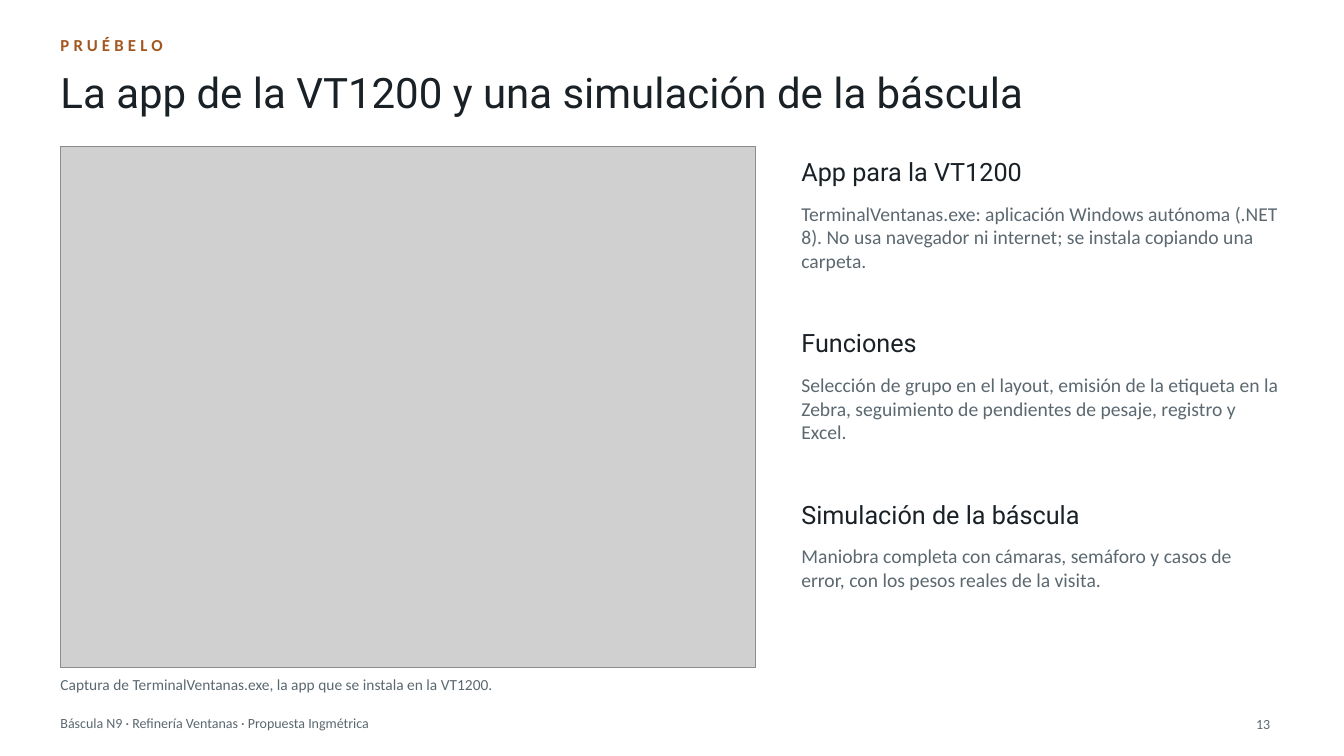
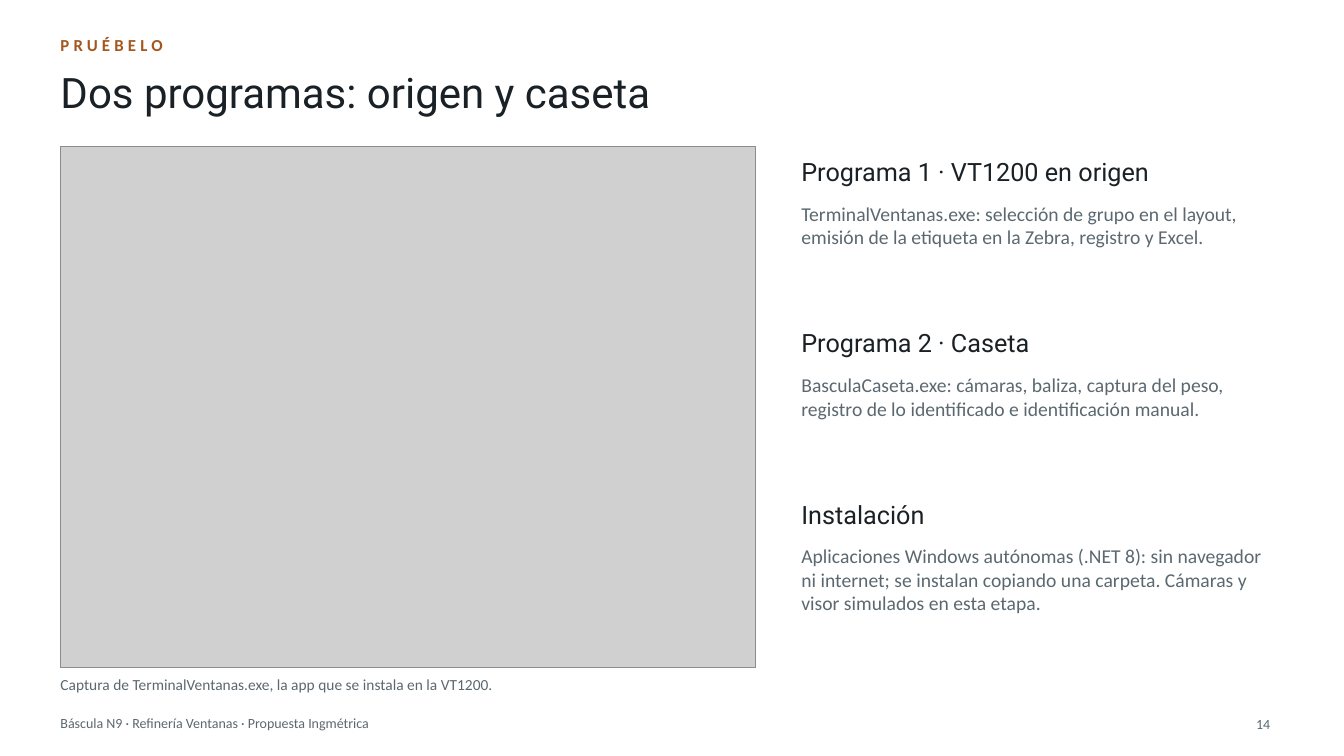
Before and after one commit to BortegaING/Codelco-Proyecto, a slide deck: slide 14 of presentacion/Bascula-N9-Ventanas.pptx (slide 13 before the commit). Drawn at 1344x756 pixels with LibreOffice and Linux fonts; fonts in the diff are those of the drawing; grey boxes stand for pictures. Boxes give left, top, right and bottom in pixels: in the first picture for what was removed or moved away, otherwise in the second. Text is boxed around its words. In the diff, an @@ line names an element or a change of style, - is before the commit and + after.

```diff
--- a/presentacion/Bascula-N9-Ventanas.pptx
+++ b/presentacion/Bascula-N9-Ventanas.pptx
@@ title at [60,77,650,117]: text changed @@
-La app de la VT1200 y una simulación de la báscula
+Dos programas: origen y caseta
@@ text at [801,163,1148,187]: text changed @@
-App para la VT1200
+Programa 1 · VT1200 en origen
@@ text at [801,207,1236,248]: text changed @@
-TerminalVentanas.exe: aplicación Windows autónoma (.NET 8). No usa navegador ni internet; se instala copiando una carpeta.
+TerminalVentanas.exe: selección de grupo en el layout, emisión de la etiqueta en la Zebra, registro y Excel.
@@ text at [801,334,1029,358]: text changed @@
-Funciones
+Programa 2 · Caseta
@@ text at [801,378,1224,420]: text changed @@
-Selección de grupo en el layout, emisión de la etiqueta en la Zebra, seguimiento de pendientes de pesaje, registro y Excel.
+BasculaCaseta.exe: cámaras, baliza, captura del peso, registro de lo identificado e identificación manual.
@@ text at [801,505,924,525]: text changed @@
-Simulación de la báscula
+Instalación
@@ text at [801,549,1262,613]: text changed @@
-Maniobra completa con cámaras, semáforo y casos de error, con los pesos reales de la visita.
+Aplicaciones Windows autónomas (.NET 8): sin navegador ni internet; se instalan copiando una carpeta. Cámaras y visor simulados en esta etapa.
@@ page number at [1256,720,1270,729]: text changed @@
-13
+14
```
Also in this commit, not shown: 6 other slides changed, 1 slide added, 26 other files.
